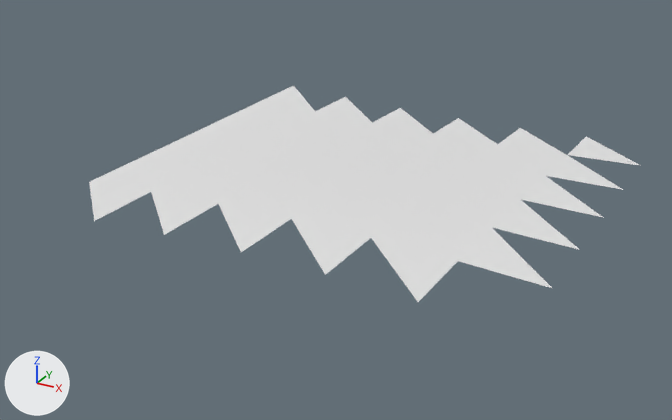
Renders of the OBJ model models/areas/fondue_risen/preview_grass_0_3.obj from each side of a commit.
The view is the same before and after, from a 50 mm lens placed at (32.1, -116.6, 17.7), pointed at (10.8, -77.8, -1.7). Every picture has the same lights, and +X, +Y and +Z are marked at lower left. The first picture is the older version. Where no turn or scale is listed for an object, it has been applied to the vertices. Vertices at exactly the same position are counted once.

Objects in the first picture: 'preview_grass_0_3'.
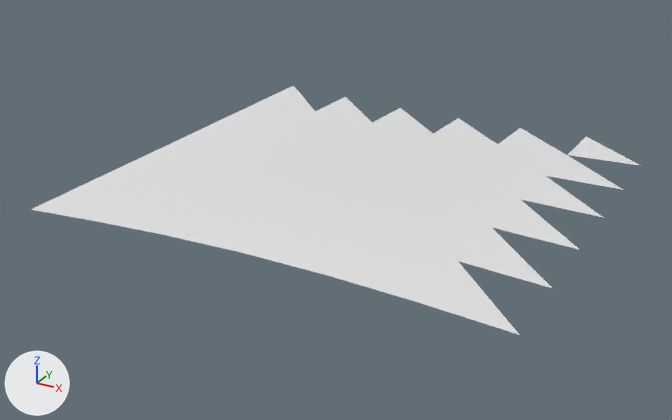
Pixel boxes [x1, y1, x2, y2] of what changed, in the pictures (672 x 420 px):
'preview_grass_0_3', reshaped (10% wider, 15% taller): before [89, 86, 641, 302]; after [31, 86, 641, 335]
part 1 of me_preview_grass_0_3, added: after [31, 182, 519, 335]

The edits, one by one:
me_preview_grass_0_3 is used by ob_preview_grass_0_3; location (0.0, 0.0, 0.0).
Verts and faces of me_preview_grass_0_3; kept vertices keep their numbers, new ones are numbered from 46.
Before the commit, vertices of me_preview_grass_0_3: 31 (0.0, -84.2, 0.0) at pixel (89, 181), 32 (4.0, -84.2, 0.3) at pixel (151, 191), 33 (8.0, -84.2, 0.5) at pixel (218, 203), 34 (12.0, -84.2, 0.5) at pixel (291, 218), 35 (4.0, -88.2, 0.3) at pixel (94, 221).
Before the commit, vertices of me_preview_grass_0_3: 36 (8.0, -88.2, 0.5) at pixel (164, 234), 37 (12.0, -88.2, 0.6) at pixel (241, 252), 41 (16.0, -84.2, 0.5) at pixel (371, 237), 42 (20.0, -84.2, 0.4) at pixel (458, 261), 44 (16.0, -88.2, 0.6) at pixel (325, 274).
Before the commit, vertices of me_preview_grass_0_3: 45 (20.0, -88.2, 0.4) at pixel (418, 302).
me_preview_grass_0_3 had 46 vertices, 55 faces and spanned x 0.0..24.0, y -88.2..-64.2, z -0.4..0.6.
me_preview_grass_0_3 now has 48 vertices, 61 faces and spans x 0.0..24.0, y -88.2..-64.2, z -0.4..0.6.
Part 1, on me_preview_grass_0_3:
New vertex 46 is at (0.0, -88.2, 0.0), pixel (30, 209).
New vertex 47 is at (24.0, -88.2, 0.2), pixel (519, 335).
New faces: (31, 46, 35), (32, 35, 36), (33, 36, 37), (34, 37, 44), (41, 44, 45), (42, 45, 47).
